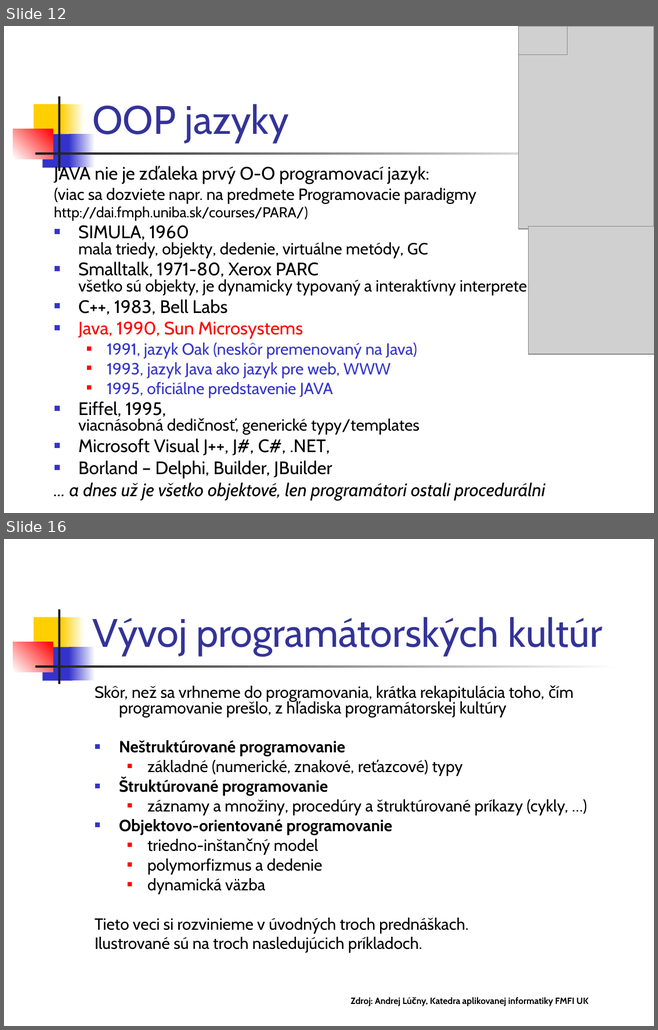
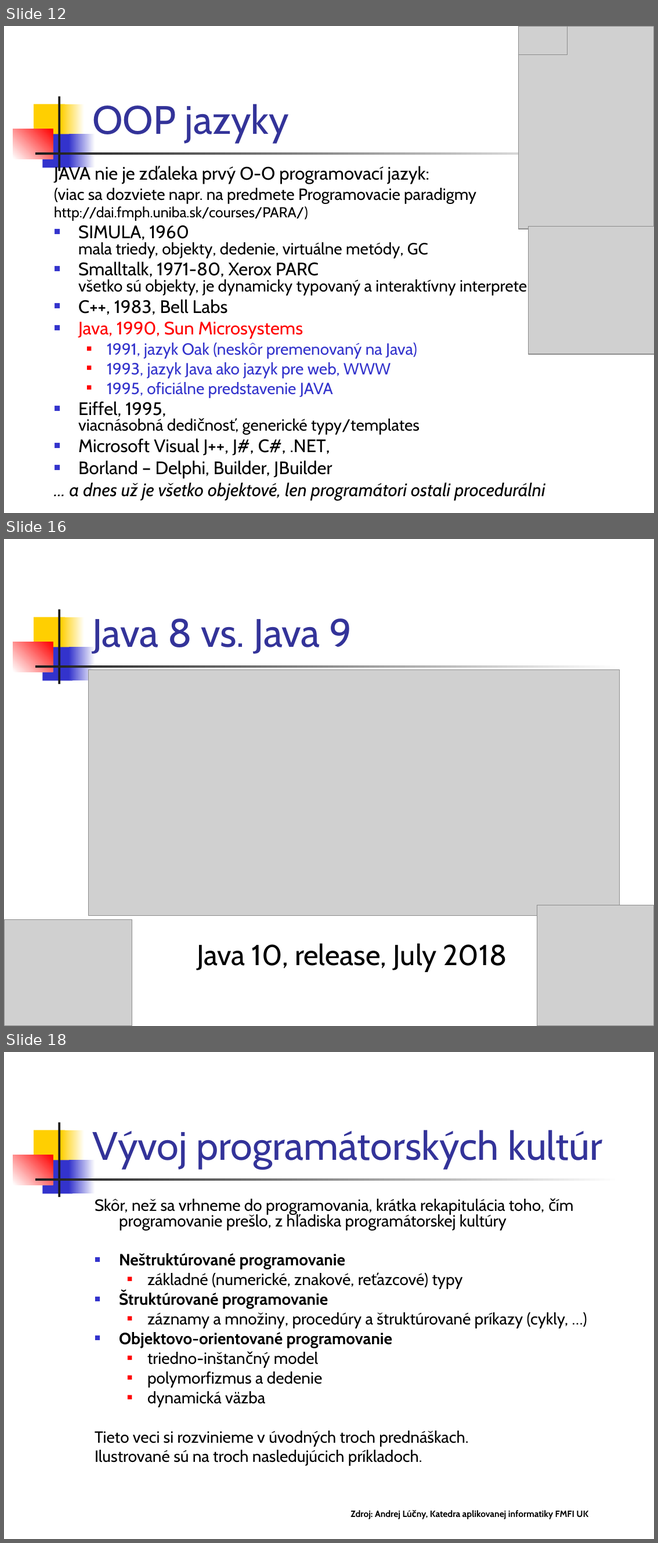
Before and after one commit to Programovanie4/Prednasky, a slide deck: 01/01_java.ppt. Shown one above the other, each under a label of ours: slides 12 and 16 before the commit, slides 12, 16 and 18 after it; the slides between them are not shown. The pictures are 658x1030 and 658x1543 pixels, drawn with LibreOffice and Linux fonts; fonts in the diff are those of the drawing; grey boxes stand for pictures. Boxes give left, top, right and bottom in pixels: in the first picture for what was removed or moved away, otherwise in the second. Text is boxed around its words. In the diff, an @@ line names an element or a change of style, - is before the commit and + after.

```diff
--- a/01/01_java.ppt
+++ b/01/01_java.ppt
@@ slide 16 added at box(4, 539, 654, 1026), background #FFFFFF; not listed: 7 template elements that a slide beside it also shows @@
@@ title added at box(92, 618, 351, 654), 44 pt, text #333399 @@
+Java 8 vs. Java 9
@@ picture added at box(89, 670, 619, 916) @@
@@ picture added at box(4, 919, 132, 1026) @@
@@ picture added at box(536, 906, 654, 1026) @@
@@ text added at box(197, 943, 507, 971), 32 pt, text #000000 @@
+Java 10, release, July 2018
@@ what was slide 16 is now slide 18 @@
```
Also in this commit, not shown: 9 slides changed, 2 other slides added, 1 other file.
